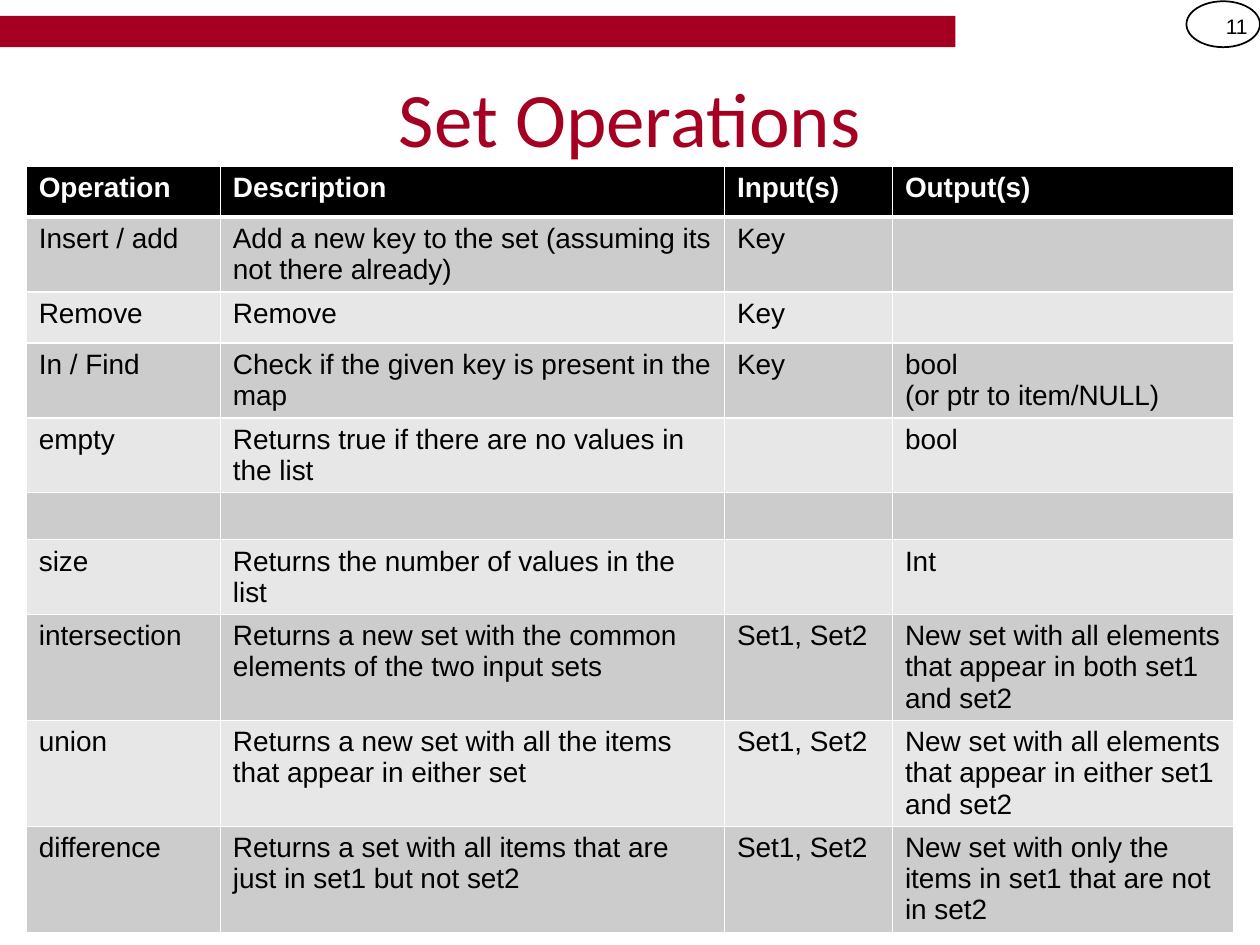
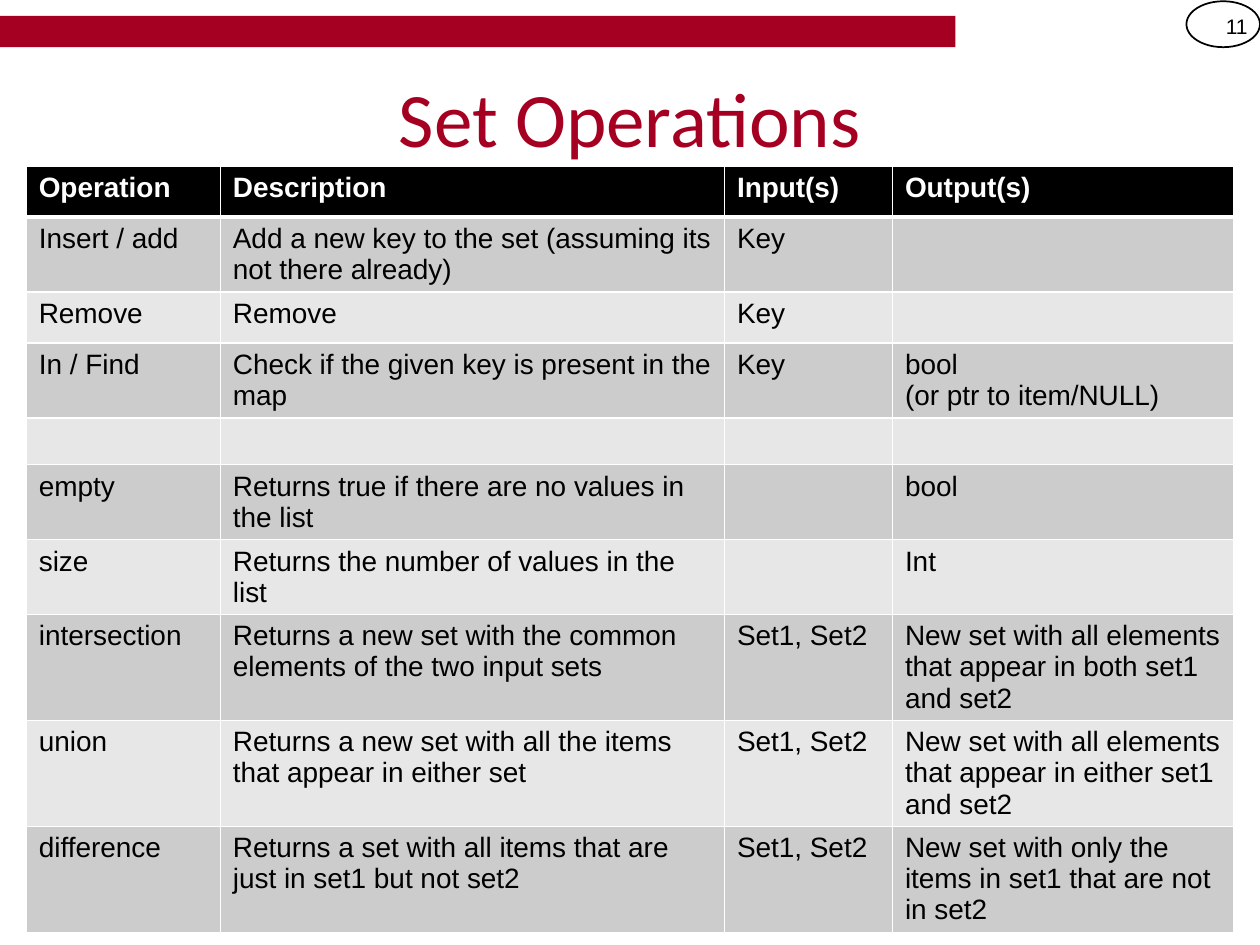
Before and after one commit to csci104/site, a slide deck: slide 11 of schedule/notes/8-ADTs.pptx. Drawn at 1260x945 pixels with LibreOffice and Linux fonts; fonts in the diff are those of the drawing; background and template pictures are left out. Boxes give left, top, right and bottom in pixels: in the first picture for what was removed or moved away, otherwise in the second. Text is boxed around its words. In the diff, an @@ line names an element or a change of style, - is before the commit and + after.

```diff
--- a/schedule/notes/8-ADTs.pptx
+++ b/schedule/notes/8-ADTs.pptx
@@ table at bbox=[26, 166, 1234, 945] @@
+row 5:  |  |  | 
-row 6:  |  |  | 
```
Also in this commit, not shown: 3 other slides changed.
